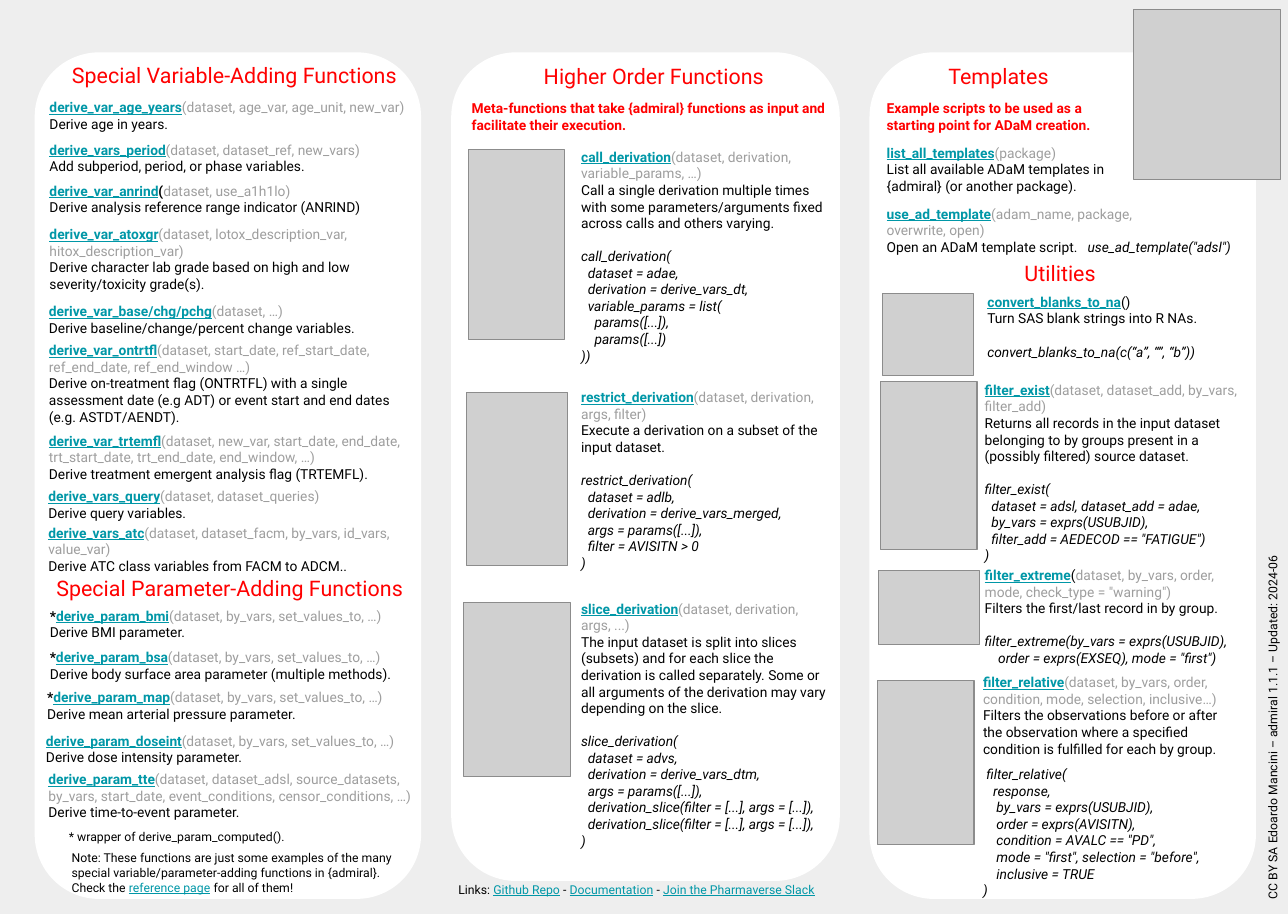
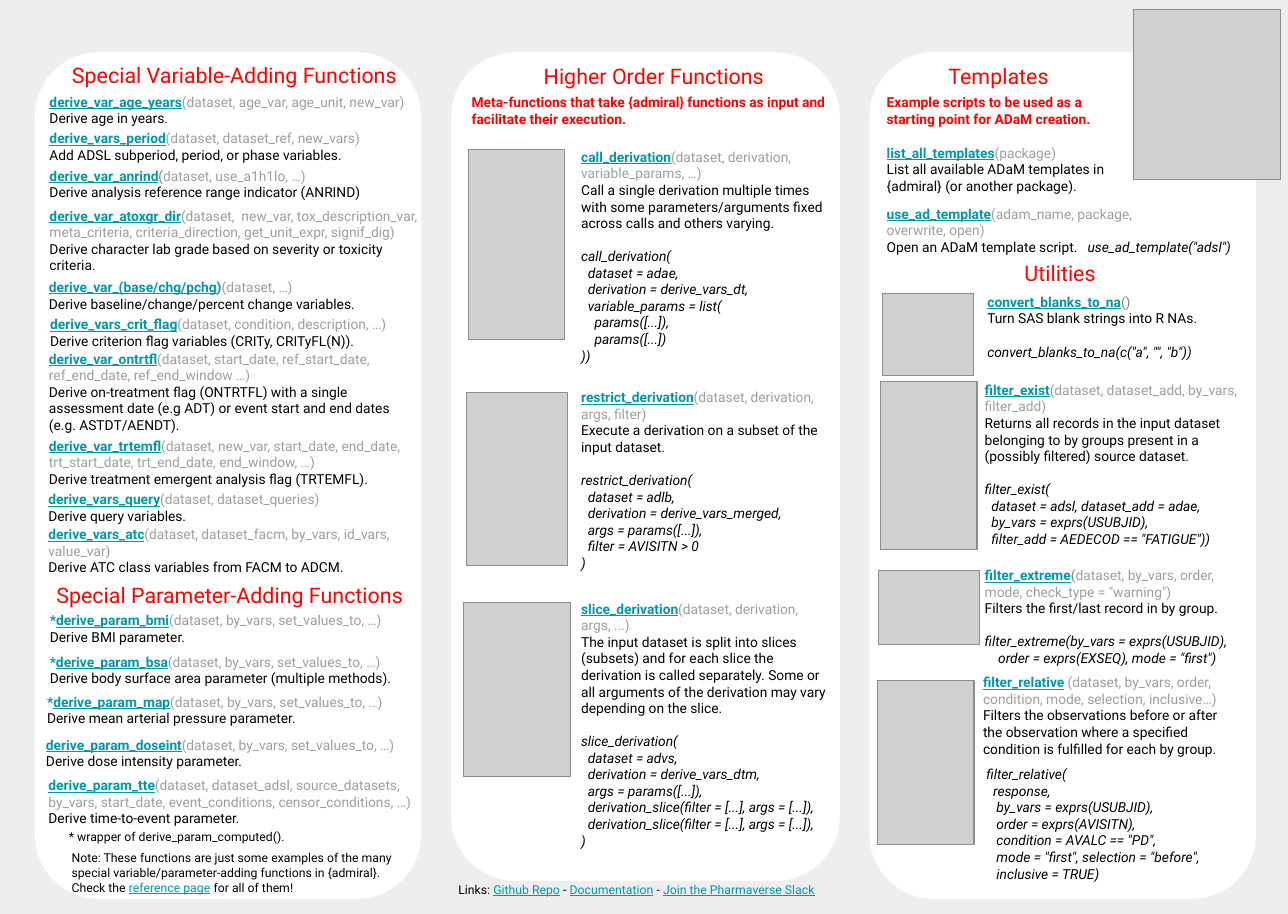
Before and after one commit to rstudio/cheatsheets, a slide deck: slide 2 of powerpoints/admiral.pptx. Drawn at 1288x914 pixels with LibreOffice and Linux fonts; fonts in the diff are those of the drawing; grey boxes stand for pictures. Boxes give left, top, right and bottom in pixels: in the first picture for what was removed or moved away, otherwise in the second. Text is boxed around its words. In the diff, an @@ line names an element or a change of style, - is before the commit and + after.

```diff
--- a/powerpoints/admiral.pptx
+++ b/powerpoints/admiral.pptx
@@ text "derive_var_age_years(dataset, age_var, age_unit, new_var)": place and size @@
-text "derive_var_age_years(dataset, age_var, age_unit, new_var)" at (49,101,404,132)
+text "derive_var_age_years(dataset, age_var, age_unit, new_var)" at (49,96,404,126)
@@ text "Meta-functions that take {admiral} functions ...": place and size @@
-text "Meta-functions that take {admiral} functions ..." at (472,102,825,130)
+text "Meta-functions that take {admiral} functions ..." at (472,96,825,124)
@@ text "Example scripts to be used ...": place and size @@
-text "Example scripts to be used ..." at (887,102,1091,133)
+text "Example scripts to be used ..." at (887,96,1091,127)
@@ text "derive_vars_period(dataset, dataset_ref, new_vars)": place and size @@
-text "derive_vars_period(dataset, dataset_ref, new_vars)" at (49,144,360,174)
+text "derive_vars_period(dataset, dataset_ref, new_vars)" at (49,132,360,163)
@@ text at (49,149,342,163): text changed @@
-Add subperiod, period, or phase variables.
+Add ADSL subperiod, period, or phase variables.
@@ text "derive_var_anrind(dataset, use_a1h1lo, …)": place and size @@
-text "derive_var_anrind(dataset, use_a1h1lo, …)" at (49,185,360,215)
+text "derive_var_anrind(dataset, use_a1h1lo, …)" at (49,170,360,200)
@@ text at (49,170,288,184): text changed @@
-derive_var_anrind(dataset, use_a1h1lo)
+derive_var_anrind(dataset, use_a1h1lo, …)
@@ text at (49,210,417,270): text changed; text colour #000000 to #9E9E9E @@
-derive_var_atoxgr(dataset, lotox_description_var,
-hitox_description_var)
-Derive character lab grade based on high and low severity/toxicity grade(s).
+derive_var_atoxgr_dir(dataset, new_var, tox_description_var, meta_criteria, criteria_direction, get_unit_expr, signif_dig) Derive character lab grade based on severity or toxicity criteria.
@@ text "derive_var_(base/chg/pchg)(dataset, …)": place and size @@
-text "derive_var_(base/chg/pchg)(dataset, …)" at (49,305,355,336)
+text "derive_var_(base/chg/pchg)(dataset, …)" at (49,281,355,312)
@@ text at (49,281,275,295): text changed @@
-derive_var_base/chg/pchg(dataset, …)
+derive_var_(base/chg/pchg)(dataset, …)
@@ text at (987,296,1130,310): text colour #000000 to #808080 in "convert_blanks_to_na()" @@
@@ text added at (50,318,369,349), 9 pt, text #000000 @@
+derive_vars_crit_flag(dataset, condition, description, …)
+Derive criterion flag variables (CRITy, CRITyFL(N)).
@@ text "derive_var_ontrtfl(dataset, start_date, ref_start_date, ref_ ...": place and size @@
-text "derive_var_ontrtfl(dataset, start_date, ref_start_date, ref_ ..." at (49,344,389,425)
+text "derive_var_ontrtfl(dataset, start_date, ref_start_date, ref_ ..." at (49,353,389,433)
@@ text at (987,346,1192,360): text changed @@
-convert_blanks_to_na(c(“a”, “”, “b”))
+convert_blanks_to_na(c("a", "", "b"))
@@ text "derive_var_trtemfl(dataset, new_var, start_date, end_date, t ...": place and size @@
-text "derive_var_trtemfl(dataset, new_var, start_date, end_date, t ..." at (49,435,401,482)
+text "derive_var_trtemfl(dataset, new_var, start_date, end_date, t ..." at (49,440,401,487)
@@ text at (991,533,1210,547): text changed @@
-filter_add = AEDECOD == "FATIGUE")
-)
+filter_add = AEDECOD == "FATIGUE"))
@@ text at (48,561,344,572): text changed @@
-Derive ATC class variables from FACM to ADCM..
+Derive ATC class variables from FACM to ADCM.
@@ text at (985,569,1214,600): text colour #000000 to #808080 in "filter_extreme(dataset," @@
@@ text removed at (1265,560,1281,899) @@
-CC BY SA Edoardo Mancini – admiral 1.1.1 – Updated: 2024-06
@@ text "Special Parameter-Adding Functions": place and size @@
-text "Special Parameter-Adding Functions" at (56,580,403,601)
+text "Special Parameter-Adding Functions" at (56,587,403,608)
@@ text at (50,614,364,628): text colour #000000 to #0097A7 in "*derive_param_bmi(dataset," @@
@@ text at (50,656,363,670): text colour #000000 to #0097A7 in "*derive_param_bsa(dataset," @@
@@ text at (983,676,1217,707): spaces changed @@
-filter_relative(dataset, by_vars, order, condition, mode, selection, inclusive…)
+filter_relative (dataset, by_vars, order, condition, mode, selection, inclusive…)
@@ text at (47,696,365,710): text colour #000000 to #0097A7 in "*derive_param_map(dataset," @@
@@ text "derive_param_doseint(dataset, by_vars, set_values_to, …)": place and size @@
-text "derive_param_doseint(dataset, by_vars, set_values_to, …)" at (46,735,377,765)
+text "derive_param_doseint(dataset, by_vars, set_values_to, …)" at (46,739,377,769)
@@ text "derive_param_tte(dataset, dataset_adsl, source_datasets, by_ ...": place and size @@
-text "derive_param_tte(dataset, dataset_adsl, source_datasets, by_ ..." at (48,773,400,820)
+text "derive_param_tte(dataset, dataset_adsl, source_datasets, by_ ..." at (48,779,400,826)
@@ text at (996,868,1099,882): text changed @@
-inclusive = TRUE
-)
+inclusive = TRUE)
```
Also in this commit, not shown: 1 other slide changed, 2 other files.
